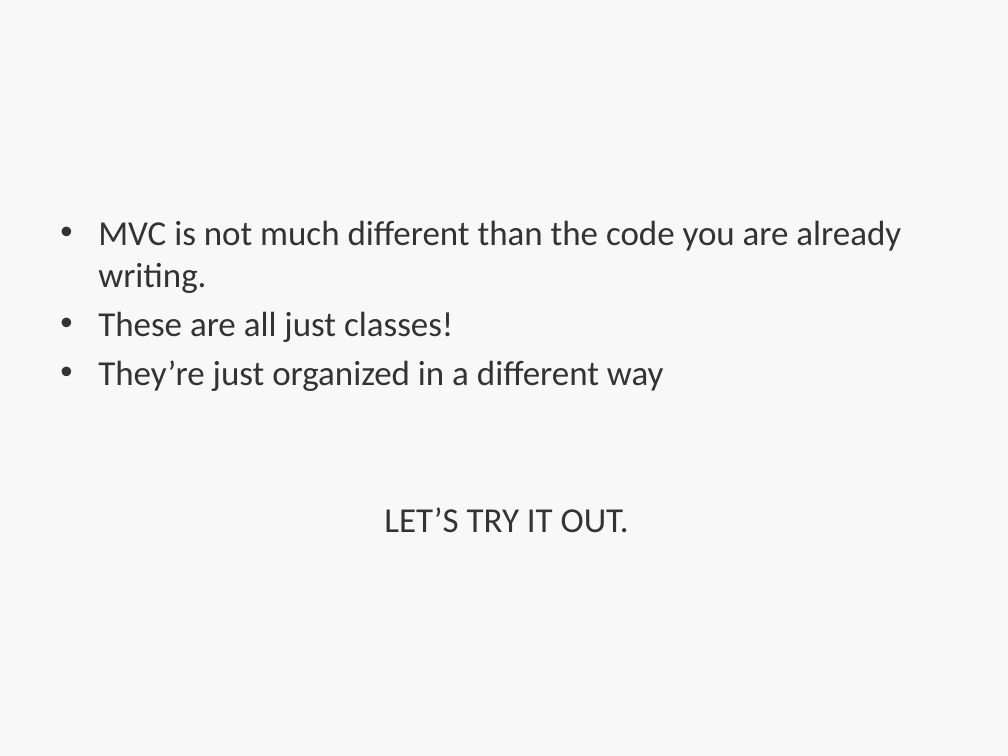
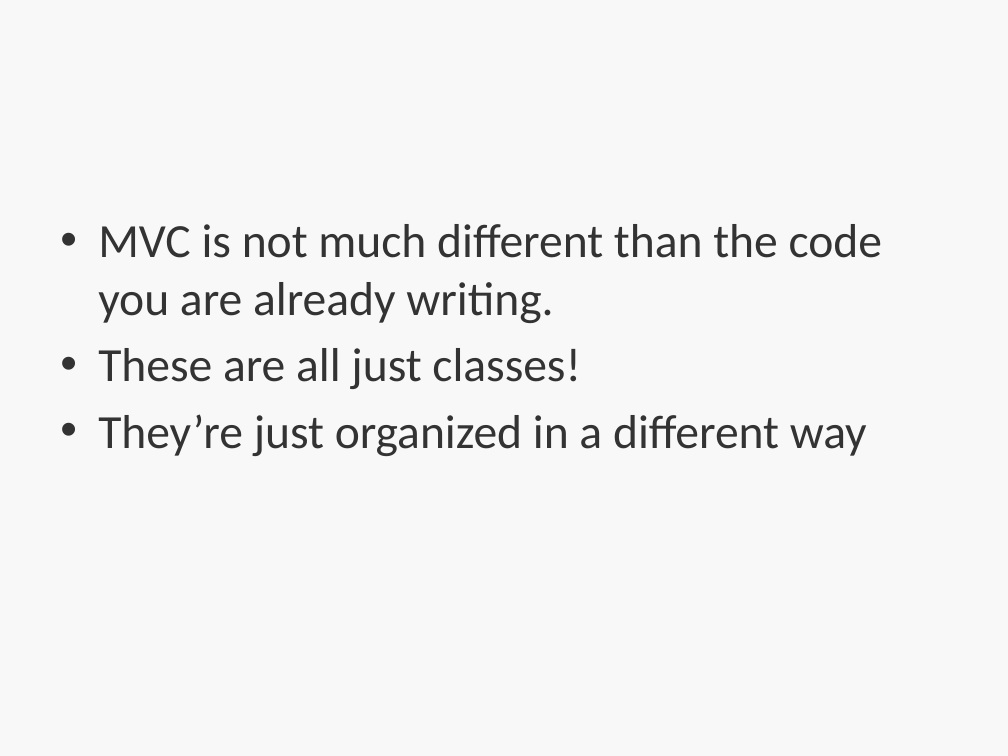
Before and after one commit to bootcoder/lectures, a slide deck: slide 6 of 1phase/ruby-mvc-single-res/HT-MVC.pptx. Drawn at 1008x756 pixels with LibreOffice and Linux fonts; fonts in the diff are those of the drawing; background and template pictures are left out. Boxes give left, top, right and bottom in pixels: in the first picture for what was removed or moved away, otherwise in the second. Text is boxed around its words. In the diff, an @@ line names an element or a change of style, - is before the commit and + after.

```diff
--- a/1phase/ruby-mvc-single-res/HT-MVC.pptx
+++ b/1phase/ruby-mvc-single-res/HT-MVC.pptx
@@ text "MVC is not much different ..." at (98,224,882,456): size 25 to 34 pt; more space between paragraphs @@
@@ text at (384,507,629,533): paragraph removed @@
-LET’S TRY IT OUT.
```
Also in this commit, not shown: 2 other slides changed, 1 slide added.
